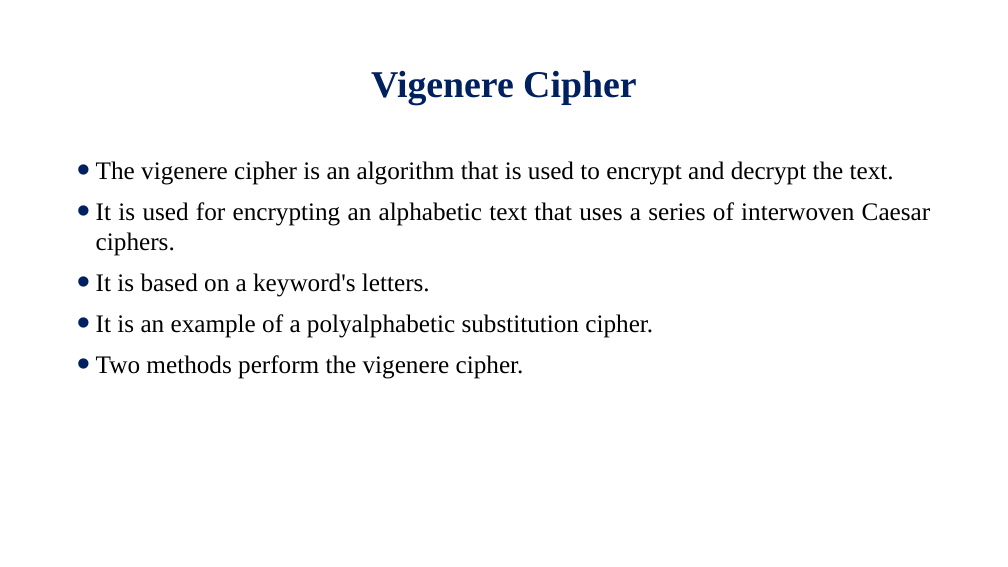
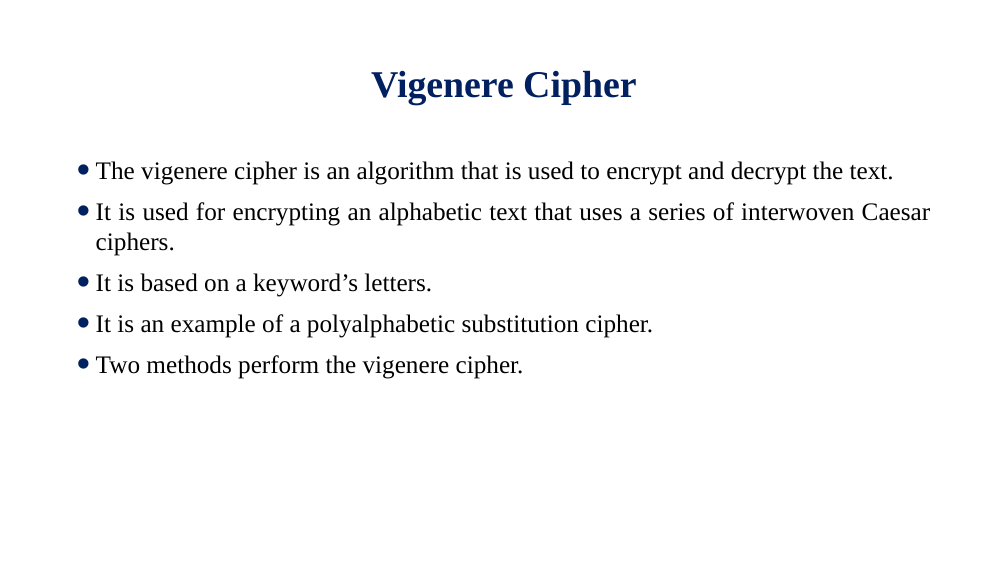
Before and after one commit to Alamgir-JUST/Lecture-Slides, a slide deck: slide 20 of Cryptography and Network Security/Lecture-04.pptx. Drawn at 1008x567 pixels with LibreOffice and Linux fonts; fonts in the diff are those of the drawing; background and template pictures are left out. Boxes give left, top, right and bottom in pixels: in the first picture for what was removed or moved away, otherwise in the second. Text is boxed around its words. In the diff, an @@ line names an element or a change of style, - is before the commit and + after.

```diff
--- a/Cryptography and Network Security/Lecture-04.pptx
+++ b/Cryptography and Network Security/Lecture-04.pptx
@@ text at <box>96,273,432,297</box>: text changed @@
-• It is based on a keyword's letters.
+• It is based on a keyword’s letters.
```
Also in this commit, not shown: 17 other slides changed, 1 other file.
